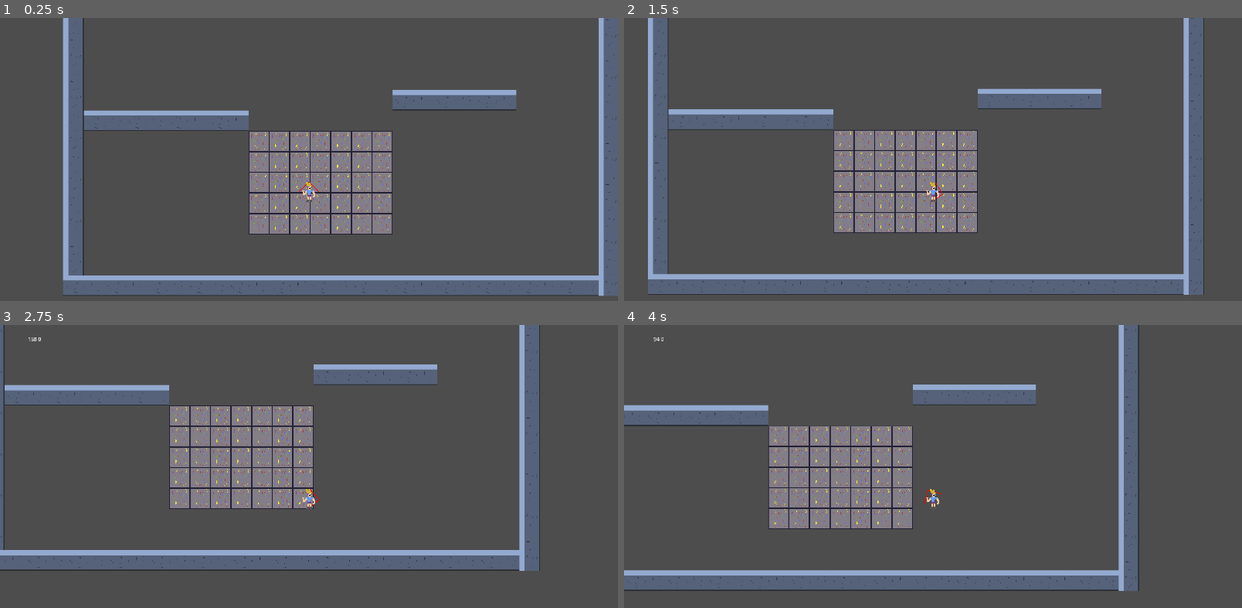
Above: before the commit, frames 1-4 (two rows, left to right).
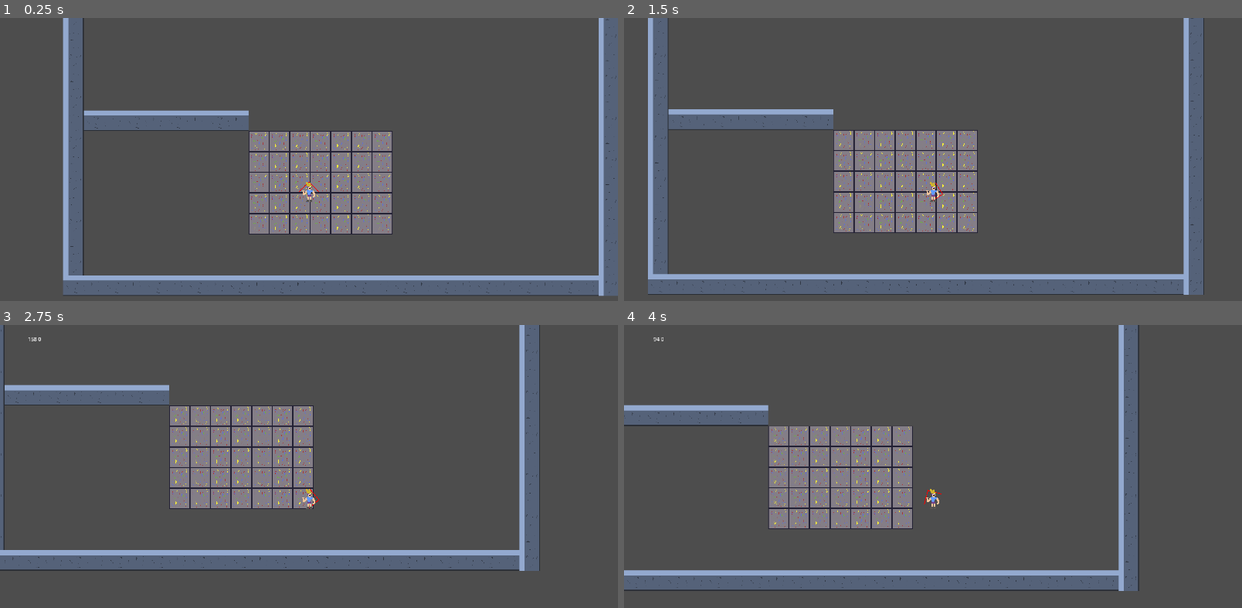
Above: after the commit, the same moments.

Repository: FinalExa/boots
Game: Godot game, scene res://Scenes/test_scene.tscn
Same seed, same stepped clock (60 frames per second), same inputs: the game is played once before the commit and once after it.
Inputs:
- Up to frame 1 (0.25 s): no input
- Up to frame 2 (1.5 s): tap Enter at 0.5 s; hold D (right) 0.53-1.28 s; hold S (down) from 1.28 s (still down)
- Up to frame 3 (2.75 s): release S (down) at 2.03 s; hold D (right) from 2.03 s (still down)
- Up to frame 4 (4 s): release D (right) at 2.78 s; hold W (up) 2.78-3.53 s; hold A (left) from 3.53 s (still down)

The runs differ from the first frame. In frame 1, 1.5% of the frame differs, in the area x 63-84%, y 25-33%; in frame 2, 1.5%, in the area x 57-78%, y 24-33%; in frame 3, 1.4%; in frame 4, 1.5%.

Commit message:
More walls

Diff:
--- a/Scenes/test_scene.tscn
+++ b/Scenes/test_scene.tscn
@@ -87,19 +87,67 @@
 rotation = -1.5708
 
 [node name="Wall68" parent="Walls" instance=ExtResource("3_bx1r5")]
-position = Vector2(1056, -576)
+position = Vector2(1504, -1216)
 rotation = -1.57079
 
 [node name="Wall69" parent="Walls" instance=ExtResource("3_bx1r5")]
-position = Vector2(1056, -704)
+position = Vector2(1504, -1344)
 rotation = -1.5708
 
 [node name="Wall70" parent="Walls" instance=ExtResource("3_bx1r5")]
-position = Vector2(1056, -832)
+position = Vector2(1504, -1472)
 rotation = -1.5708
 
 [node name="Wall71" parent="Walls" instance=ExtResource("3_bx1r5")]
-position = Vector2(1056, -960)
+position = Vector2(1504, -1600)
+rotation = -1.5708
+
+[node name="Wall99" parent="Walls" instance=ExtResource("3_bx1r5")]
+position = Vector2(2336, -1728)
+rotation = -1.57079
+
+[node name="Wall100" parent="Walls" instance=ExtResource("3_bx1r5")]
+position = Vector2(2336, -1856)
+rotation = -1.5708
+
+[node name="Wall101" parent="Walls" instance=ExtResource("3_bx1r5")]
+position = Vector2(2336, -1984)
+rotation = -1.5708
+
+[node name="Wall102" parent="Walls" instance=ExtResource("3_bx1r5")]
+position = Vector2(2336, -2112)
+rotation = -1.5708
+
+[node name="Wall103" parent="Walls" instance=ExtResource("3_bx1r5")]
+position = Vector2(2528, -640)
+rotation = -1.57079
+
+[node name="Wall104" parent="Walls" instance=ExtResource("3_bx1r5")]
+position = Vector2(2528, -768)
+rotation = -1.5708
+
+[node name="Wall105" parent="Walls" instance=ExtResource("3_bx1r5")]
+position = Vector2(2528, -896)
+rotation = -1.5708
+
+[node name="Wall106" parent="Walls" instance=ExtResource("3_bx1r5")]
+position = Vector2(2528, -1024)
+rotation = -1.5708
+
+[node name="Wall119" parent="Walls" instance=ExtResource("3_bx1r5")]
+position = Vector2(2528, -128)
+rotation = -1.57079
+
+[node name="Wall120" parent="Walls" instance=ExtResource("3_bx1r5")]
+position = Vector2(2528, -256)
+rotation = -1.5708
+
+[node name="Wall121" parent="Walls" instance=ExtResource("3_bx1r5")]
+position = Vector2(2528, -384)
+rotation = -1.5708
+
+[node name="Wall122" parent="Walls" instance=ExtResource("3_bx1r5")]
+position = Vector2(2528, -512)
 rotation = -1.5708
 
 [node name="Wall38" parent="Walls" instance=ExtResource("3_bx1r5")]
@@ -114,6 +162,38 @@
 position = Vector2(-160, -1152)
 rotation = -1.5708
 
+[node name="Wall75" parent="Walls" instance=ExtResource("3_bx1r5")]
+position = Vector2(-160, -1280)
+rotation = -1.5708
+
+[node name="Wall76" parent="Walls" instance=ExtResource("3_bx1r5")]
+position = Vector2(-160, -1408)
+rotation = -1.57079
+
+[node name="Wall77" parent="Walls" instance=ExtResource("3_bx1r5")]
+position = Vector2(-160, -1536)
+rotation = -1.5708
+
+[node name="Wall78" parent="Walls" instance=ExtResource("3_bx1r5")]
+position = Vector2(-160, -1664)
+rotation = -1.5708
+
+[node name="Wall79" parent="Walls" instance=ExtResource("3_bx1r5")]
+position = Vector2(-160, -1792)
+rotation = -1.5708
+
+[node name="Wall80" parent="Walls" instance=ExtResource("3_bx1r5")]
+position = Vector2(-160, -1920)
+rotation = -1.5708
+
+[node name="Wall81" parent="Walls" instance=ExtResource("3_bx1r5")]
+position = Vector2(-160, -2048)
+rotation = -1.5708
+
+[node name="Wall82" parent="Walls" instance=ExtResource("3_bx1r5")]
+position = Vector2(-160, -2176)
+rotation = -1.5708
+
 [node name="Wall41" parent="Walls" instance=ExtResource("3_bx1r5")]
 position = Vector2(1504, 576)
 rotation = -1.5708
@@ -170,6 +250,74 @@
 position = Vector2(1504, -1088)
 rotation = -1.5708
 
+[node name="Wall138" parent="Walls" instance=ExtResource("3_bx1r5")]
+position = Vector2(4000, -1792)
+rotation = -1.57079
+
+[node name="Wall139" parent="Walls" instance=ExtResource("3_bx1r5")]
+position = Vector2(4000, -1920)
+rotation = -1.5708
+
+[node name="Wall140" parent="Walls" instance=ExtResource("3_bx1r5")]
+position = Vector2(4000, -2048)
+rotation = -1.5708
+
+[node name="Wall141" parent="Walls" instance=ExtResource("3_bx1r5")]
+position = Vector2(4000, -2176)
+rotation = -1.5708
+
+[node name="Wall142" parent="Walls" instance=ExtResource("3_bx1r5")]
+position = Vector2(4000, -1280)
+rotation = -1.5708
+
+[node name="Wall143" parent="Walls" instance=ExtResource("3_bx1r5")]
+position = Vector2(4000, -1408)
+rotation = -1.5708
+
+[node name="Wall144" parent="Walls" instance=ExtResource("3_bx1r5")]
+position = Vector2(4000, -1536)
+rotation = -1.5708
+
+[node name="Wall145" parent="Walls" instance=ExtResource("3_bx1r5")]
+position = Vector2(4000, -1664)
+rotation = -1.5708
+
+[node name="Wall146" parent="Walls" instance=ExtResource("3_bx1r5")]
+position = Vector2(4000, -768)
+rotation = -1.57079
+
+[node name="Wall147" parent="Walls" instance=ExtResource("3_bx1r5")]
+position = Vector2(4000, -896)
+rotation = -1.5708
+
+[node name="Wall148" parent="Walls" instance=ExtResource("3_bx1r5")]
+position = Vector2(4000, -1024)
+rotation = -1.5708
+
+[node name="Wall149" parent="Walls" instance=ExtResource("3_bx1r5")]
+position = Vector2(4000, -1152)
+rotation = -1.5708
+
+[node name="Wall150" parent="Walls" instance=ExtResource("3_bx1r5")]
+position = Vector2(4000, -256)
+rotation = -1.5708
+
+[node name="Wall154" parent="Walls" instance=ExtResource("3_bx1r5")]
+position = Vector2(4000, -128)
+rotation = -1.5708
+
+[node name="Wall151" parent="Walls" instance=ExtResource("3_bx1r5")]
+position = Vector2(4000, -384)
+rotation = -1.5708
+
+[node name="Wall152" parent="Walls" instance=ExtResource("3_bx1r5")]
+position = Vector2(4000, -512)
+rotation = -1.5708
+
+[node name="Wall153" parent="Walls" instance=ExtResource("3_bx1r5")]
+position = Vector2(4000, -640)
+rotation = -1.5708
+
 [node name="Wall2" parent="Walls" instance=ExtResource("3_bx1r5")]
 position = Vector2(512, 608)
 
@@ -195,22 +343,22 @@
 position = Vector2(320, 96)
 
 [node name="Wall20" parent="Walls" instance=ExtResource("3_bx1r5")]
-position = Vector2(64, -672)
+position = Vector2(-64, -864)
 
 [node name="Wall21" parent="Walls" instance=ExtResource("3_bx1r5")]
-position = Vector2(192, -672)
+position = Vector2(64, -864)
 
 [node name="Wall22" parent="Walls" instance=ExtResource("3_bx1r5")]
-position = Vector2(320, -672)
+position = Vector2(192, -864)
 
 [node name="Wall72" parent="Walls" instance=ExtResource("3_bx1r5")]
-position = Vector2(896, 32)
+position = Vector2(512, -1504)
 
 [node name="Wall73" parent="Walls" instance=ExtResource("3_bx1r5")]
-position = Vector2(1024, 32)
+position = Vector2(640, -1504)
 
 [node name="Wall74" parent="Walls" instance=ExtResource("3_bx1r5")]
-position = Vector2(1152, 32)
+position = Vector2(768, -1504)
 
 [node name="Wall6" parent="Walls" instance=ExtResource("3_bx1r5")]
 position = Vector2(1024, 608)
@@ -225,43 +373,175 @@
 position = Vector2(1408, 608)
 
 [node name="Wall55" parent="Walls" instance=ExtResource("3_bx1r5")]
-position = Vector2(448, -1184)
+position = Vector2(1472, -2208)
 
 [node name="Wall56" parent="Walls" instance=ExtResource("3_bx1r5")]
-position = Vector2(320, -1184)
+position = Vector2(1344, -2208)
 
 [node name="Wall57" parent="Walls" instance=ExtResource("3_bx1r5")]
-position = Vector2(192, -1184)
+position = Vector2(1216, -2208)
 
 [node name="Wall58" parent="Walls" instance=ExtResource("3_bx1r5")]
-position = Vector2(64, -1184)
+position = Vector2(1088, -2208)
 
 [node name="Wall59" parent="Walls" instance=ExtResource("3_bx1r5")]
-position = Vector2(-64, -1184)
+position = Vector2(960, -2208)
 
 [node name="Wall60" parent="Walls" instance=ExtResource("3_bx1r5")]
-position = Vector2(576, -1184)
+position = Vector2(1600, -2208)
 
 [node name="Wall61" parent="Walls" instance=ExtResource("3_bx1r5")]
-position = Vector2(704, -1184)
+position = Vector2(1728, -2208)
 
 [node name="Wall62" parent="Walls" instance=ExtResource("3_bx1r5")]
-position = Vector2(832, -1184)
+position = Vector2(1856, -2208)
 
 [node name="Wall63" parent="Walls" instance=ExtResource("3_bx1r5")]
-position = Vector2(960, -1184)
+position = Vector2(1984, -2208)
+
+[node name="Wall83" parent="Walls" instance=ExtResource("3_bx1r5")]
+position = Vector2(448, -2208)
+
+[node name="Wall84" parent="Walls" instance=ExtResource("3_bx1r5")]
+position = Vector2(320, -2208)
+
+[node name="Wall85" parent="Walls" instance=ExtResource("3_bx1r5")]
+position = Vector2(192, -2208)
+
+[node name="Wall86" parent="Walls" instance=ExtResource("3_bx1r5")]
+position = Vector2(64, -2208)
+
+[node name="Wall87" parent="Walls" instance=ExtResource("3_bx1r5")]
+position = Vector2(-64, -2208)
+
+[node name="Wall88" parent="Walls" instance=ExtResource("3_bx1r5")]
+position = Vector2(576, -2208)
+
+[node name="Wall89" parent="Walls" instance=ExtResource("3_bx1r5")]
+position = Vector2(704, -2208)
+
+[node name="Wall90" parent="Walls" instance=ExtResource("3_bx1r5")]
+position = Vector2(832, -2208)
 
 [node name="Wall64" parent="Walls" instance=ExtResource("3_bx1r5")]
-position = Vector2(1088, -1184)
+position = Vector2(2112, -2208)
 
 [node name="Wall65" parent="Walls" instance=ExtResource("3_bx1r5")]
-position = Vector2(1216, -1184)
+position = Vector2(2240, -2208)
 
 [node name="Wall66" parent="Walls" instance=ExtResource("3_bx1r5")]
-position = Vector2(1344, -1184)
+position = Vector2(2368, -2208)
 
 [node name="Wall67" parent="Walls" instance=ExtResource("3_bx1r5")]
-position = Vector2(1472, -1184)
+position = Vector2(2496, -2208)
+
+[node name="Wall107" parent="Walls" instance=ExtResource("3_bx1r5")]
+position = Vector2(3008, -2208)
+
+[node name="Wall108" parent="Walls" instance=ExtResource("3_bx1r5")]
+position = Vector2(2880, -2208)
+
+[node name="Wall109" parent="Walls" instance=ExtResource("3_bx1r5")]
+position = Vector2(2752, -2208)
+
+[node name="Wall110" parent="Walls" instance=ExtResource("3_bx1r5")]
+position = Vector2(2624, -2208)
+
+[node name="Wall111" parent="Walls" instance=ExtResource("3_bx1r5")]
+position = Vector2(3136, -2208)
+
+[node name="Wall112" parent="Walls" instance=ExtResource("3_bx1r5")]
+position = Vector2(3264, -2208)
+
+[node name="Wall113" parent="Walls" instance=ExtResource("3_bx1r5")]
+position = Vector2(3392, -2208)
+
+[node name="Wall133" parent="Walls" instance=ExtResource("3_bx1r5")]
+position = Vector2(3904, -2208)
+
+[node name="Wall137" parent="Walls" instance=ExtResource("3_bx1r5")]
+position = Vector2(3840, -32)
+
+[node name="Wall155" parent="Walls" instance=ExtResource("3_bx1r5")]
+position = Vector2(3968, -32)
+
+[node name="Wall134" parent="Walls" instance=ExtResource("3_bx1r5")]
+position = Vector2(3776, -2208)
+
+[node name="Wall135" parent="Walls" instance=ExtResource("3_bx1r5")]
+position = Vector2(3648, -2208)
+
+[node name="Wall136" parent="Walls" instance=ExtResource("3_bx1r5")]
+position = Vector2(3520, -2208)
+
+[node name="Wall114" parent="Walls" instance=ExtResource("3_bx1r5")]
+position = Vector2(2560, -32)
+
+[node name="Wall115" parent="Walls" instance=ExtResource("3_bx1r5")]
+position = Vector2(2688, -32)
+
+[node name="Wall116" parent="Walls" instance=ExtResource("3_bx1r5")]
+position = Vector2(2816, -32)
+
+[node name="Wall117" parent="Walls" instance=ExtResource("3_bx1r5")]
+position = Vector2(2944, -32)
+
+[node name="Wall118" parent="Walls" instance=ExtResource("3_bx1r5")]
+position = Vector2(3072, -32)
+
+[node name="Wall123" parent="Walls" instance=ExtResource("3_bx1r5")]
+position = Vector2(3200, -32)
+
+[node name="Wall124" parent="Walls" instance=ExtResource("3_bx1r5")]
+position = Vector2(3328, -32)
+
+[node name="Wall125" parent="Walls" instance=ExtResource("3_bx1r5")]
+position = Vector2(3456, -32)
+
+[node name="Wall126" parent="Walls" instance=ExtResource("3_bx1r5")]
+position = Vector2(3584, -32)
+
+[node name="Wall127" parent="Walls" instance=ExtResource("3_bx1r5")]
+position = Vector2(3712, -32)
+
+[node name="Wall91" parent="Walls" instance=ExtResource("3_bx1r5")]
+position = Vector2(1600, -1120)
+
+[node name="Wall92" parent="Walls" instance=ExtResource("3_bx1r5")]
+position = Vector2(1728, -1120)
+
+[node name="Wall93" parent="Walls" instance=ExtResource("3_bx1r5")]
+position = Vector2(1856, -1120)
+
+[node name="Wall94" parent="Walls" instance=ExtResource("3_bx1r5")]
+position = Vector2(1984, -1120)
+
+[node name="Wall95" parent="Walls" instance=ExtResource("3_bx1r5")]
+position = Vector2(2112, -1120)
+
+[node name="Wall96" parent="Walls" instance=ExtResource("3_bx1r5")]
+position = Vector2(2240, -1120)
+
+[node name="Wall128" parent="Walls" instance=ExtResource("3_bx1r5")]
+position = Vector2(2624, -736)
+
+[node name="Wall129" parent="Walls" instance=ExtResource("3_bx1r5")]
+position = Vector2(2752, -736)
+
+[node name="Wall130" parent="Walls" instance=ExtResource("3_bx1r5")]
+position = Vector2(2880, -736)
+
+[node name="Wall131" parent="Walls" instance=ExtResource("3_bx1r5")]
+position = Vector2(3008, -736)
+
+[node name="Wall132" parent="Walls" instance=ExtResource("3_bx1r5")]
+position = Vector2(3136, -736)
+
+[node name="Wall97" parent="Walls" instance=ExtResource("3_bx1r5")]
+position = Vector2(2368, -1120)
+
+[node name="Wall98" parent="Walls" instance=ExtResource("3_bx1r5")]
+position = Vector2(2496, -1120)
 
 [node name="Wall10" parent="Walls" instance=ExtResource("3_bx1r5")]
 position = Vector2(768, -288)
